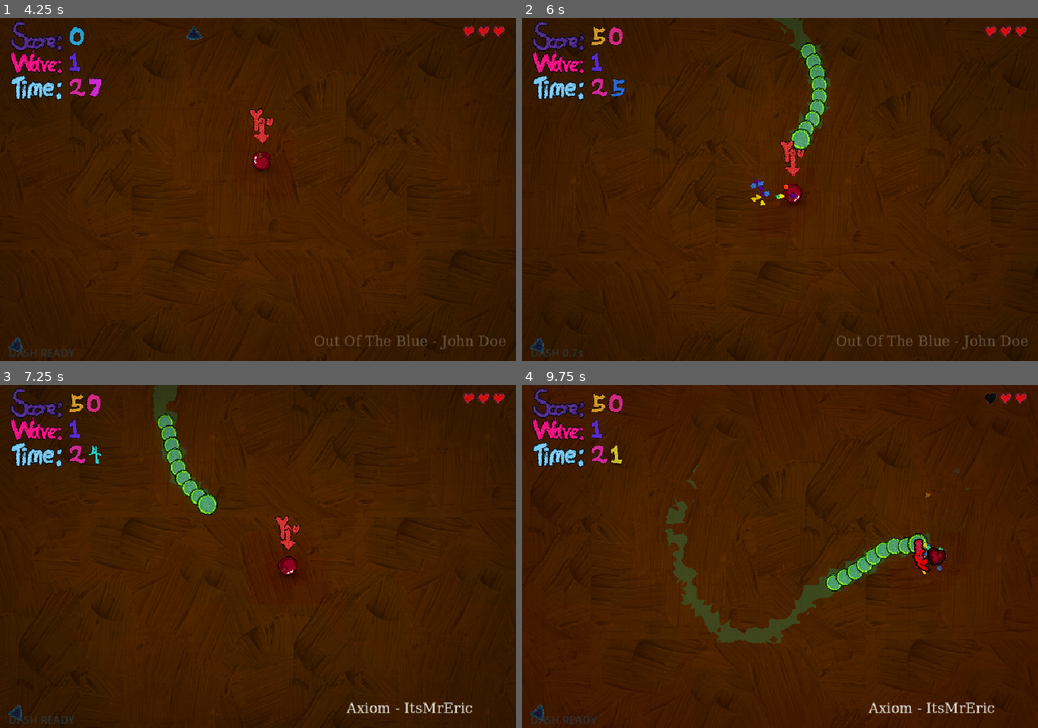
Above: before the commit, frames 1-4 (two rows, left to right).
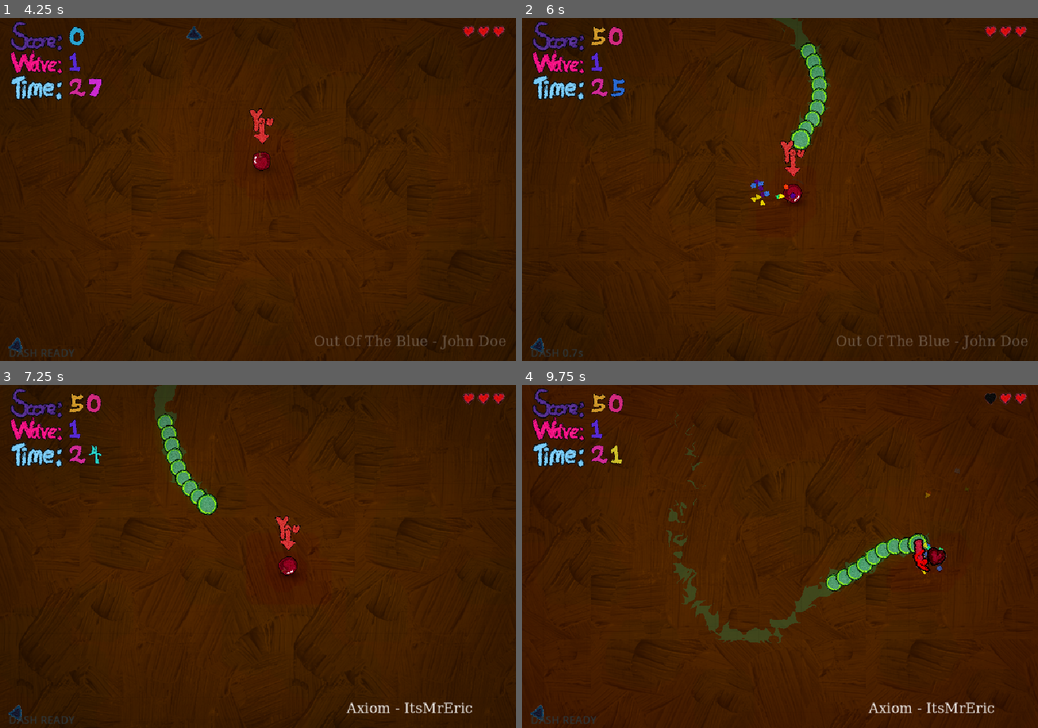
Above: after the commit, the same moments.

Repository: wizenroom/youre-the-food
Game: Godot game, scene res://scenes/main.tscn
Same seed, same stepped clock (60 frames per second), same inputs: the game is played once before the commit and once after it.
Inputs (mouse positions are in pixels of both pictures, inside the frame that each line leads up to):
- Up to frame 1 (4.25 s): click (263, 268) at 0.5 s; tap Enter (menu_start) at 1.25 s; move the mouse to (371, 172) at 1.27 s; hold D (move_right) 1.28-2.03 s; tap Space (dash) every 0.75 s from 1.35 to 3.6 s; move the mouse to (154, 206) at 2.02 s; hold S (move_down) 2.03-2.78 s; move the mouse to (309, 114) at 2.77 s; hold D (move_right) 2.78-3.53 s; move the mouse to (232, 258) at 3.52 s; hold W (move_up) from 3.53 s (still down)
- Up to frame 2 (6 s): move the mouse to (934, 240) at 4.27 s; release W (move_up) at 4.28 s; hold A (move_left) 4.28-5.78 s; tap Space (dash) at 4.35, 5.1, 5.85 s; move the mouse to (625, 138) at 5.02 s; move the mouse to (805, 189) at 5.77 s; hold S (move_down) from 5.78 s (still down)
- Up to frame 3 (7.25 s): move the mouse to (180, 470) at 6.52 s; release S (move_down) at 6.53 s; hold D (move_right) from 6.53 s (still down); tap Space (dash) at 6.6 s
- Up to frame 4 (9.75 s): move the mouse to (893, 539) at 7.27 s; release D (move_right) at 7.28 s; hold W (move_up) 7.28-8.03 s; tap Space (dash) every 0.75 s from 7.35 to 9.6 s; move the mouse to (676, 573) at 8.02 s; hold D (move_right) 8.03-8.78 s; move the mouse to (831, 481) at 8.77 s; hold S (move_down) 8.78-9.53 s; move the mouse to (754, 625) at 9.52 s; hold A (move_left) from 9.53 s (still down)

Frame 1 is identical in both runs. In frame 2, 0.1% of the frame differs, in the area x 48-60%, y 0-37%; in frame 3, 0.1%; in frame 4, 0.8%, in the area x 26-80%, y 4-76%.

Commit message:
Trails Tweaks
- Lower domain warping

Diff:
--- a/scenes/trailupscaler.gdshader
+++ b/scenes/trailupscaler.gdshader
@@ -4,8 +4,8 @@
 uniform float growth = 0.0;
 uniform float transparency = 0.1;
 
-uniform float noise_scale = 0.5;
-uniform float warp_strength = 1.5;
+uniform float noise_scale = 0.1;
+uniform float warp_strength = 0.1;
 
 uniform vec4 inside_color_1 : source_color = vec4(0.20, 0.32, 0.22, 1.0);
 uniform vec4 inside_color_2 : source_color = vec4(0.0, 0.0, 0.0, 0.0);
@@ -81,7 +81,8 @@
 	// Use the sprite's alpha directly as the threshold.
 	// Alpha = 1 -> threshold = 1 (almost no holes)
 	// Alpha = 0 -> threshold = 0 (all holes)
-	float local_threshold = texture(TEXTURE, UV).a;
+	float sprite_alpha = texture(TEXTURE, UV).a;
+	float local_threshold = pow(sprite_alpha, 1.5);
 
 	n = step(local_threshold, n);
 
@@ -89,6 +90,6 @@
 
 	COLOR = vec4(
 		inside.rgb,
-		inside.a * outer * transparency
+		inside.a  * transparency
 	);
 }
